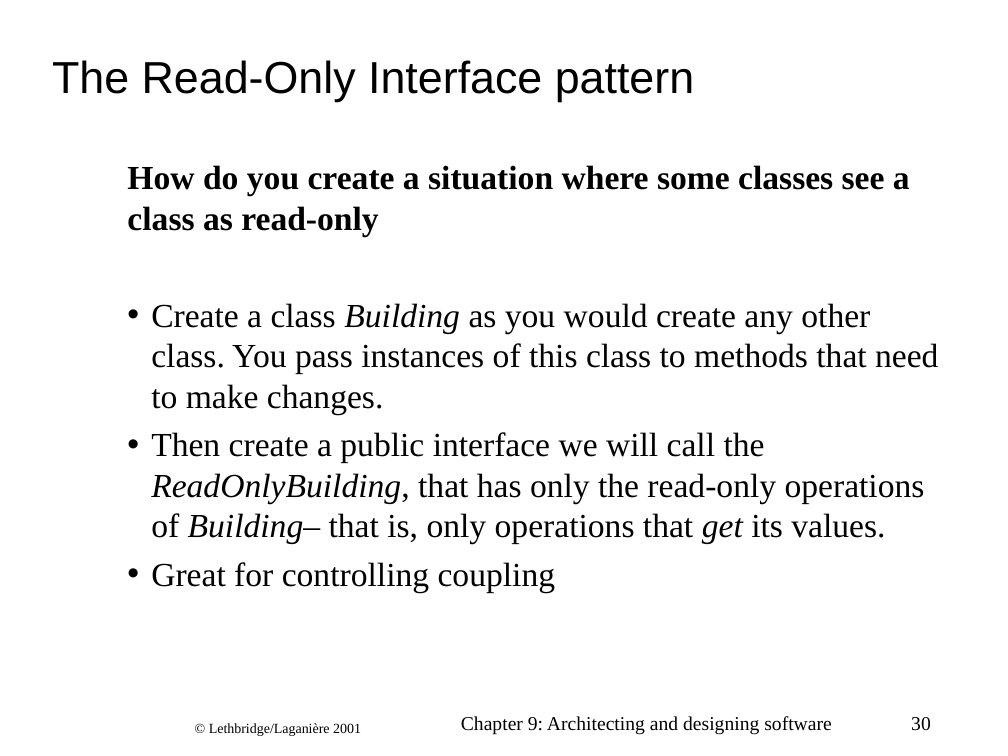
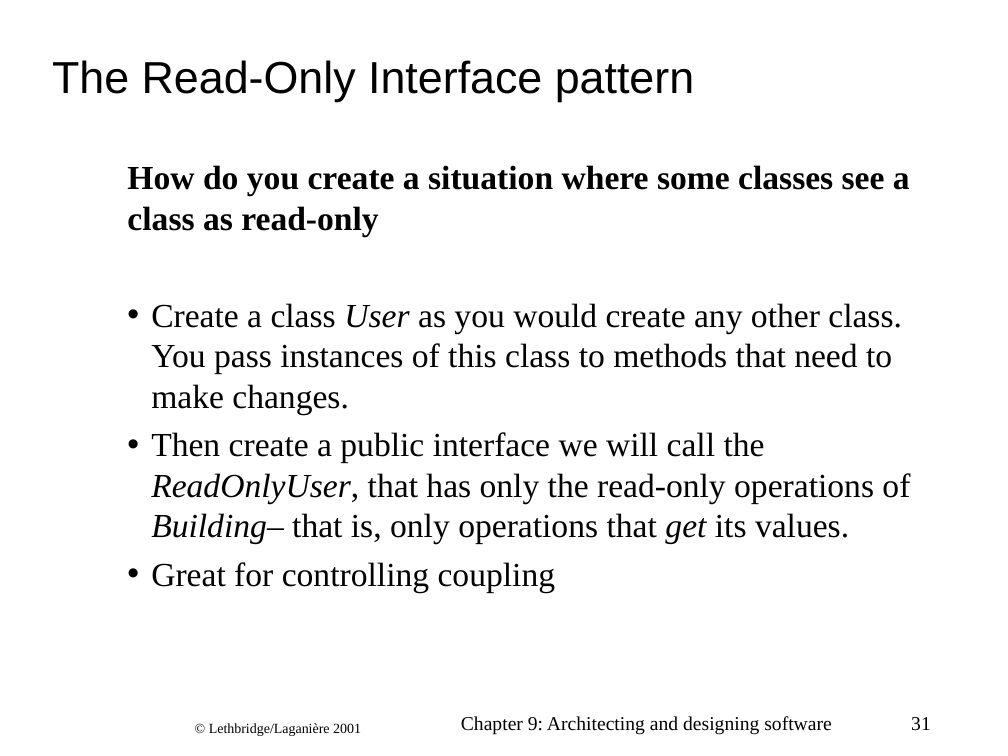
Before and after one commit to cphdat2sem2017-Cos/Week09-15-Project, a slide deck: slide 31 of ArchitectureDays/arch-LethbridgeLaganiere_ch09.ppt (slide 30 before the commit). Drawn at 1008x756 pixels with LibreOffice and Linux fonts; fonts in the diff are those of the drawing; background and template pictures are left out. Boxes give left, top, right and bottom in pixels: in the first picture for what was removed or moved away, otherwise in the second. Text is boxed around its words. In the diff, an @@ line names an element or a change of style, - is before the commit and + after.

```diff
--- a/ArchitectureDays/arch-LethbridgeLaganiere_ch09.ppt
+++ b/ArchitectureDays/arch-LethbridgeLaganiere_ch09.ppt
@@ text at (151, 303, 910, 544): text changed @@
-• Create a class Building as you would create any other class. You pass instances of this class to methods that need to make changes.
-• Then create a public interface we will call the ReadOnlyBuilding, that has only the read-only operations of Building– that is, only operations that get its values.
+• Create a class User as you would create any other class. You pass instances of this class to methods that need to make changes.
+• Then create a public interface we will call the ReadOnlyUser, that has only the read-only operations of Building– that is, only operations that get its values.
@@ page number at (911, 717, 931, 731): text changed @@
-30
+31
```
Also in this commit, not shown: 8 other slides changed, 1 slide added, 6 other files.
